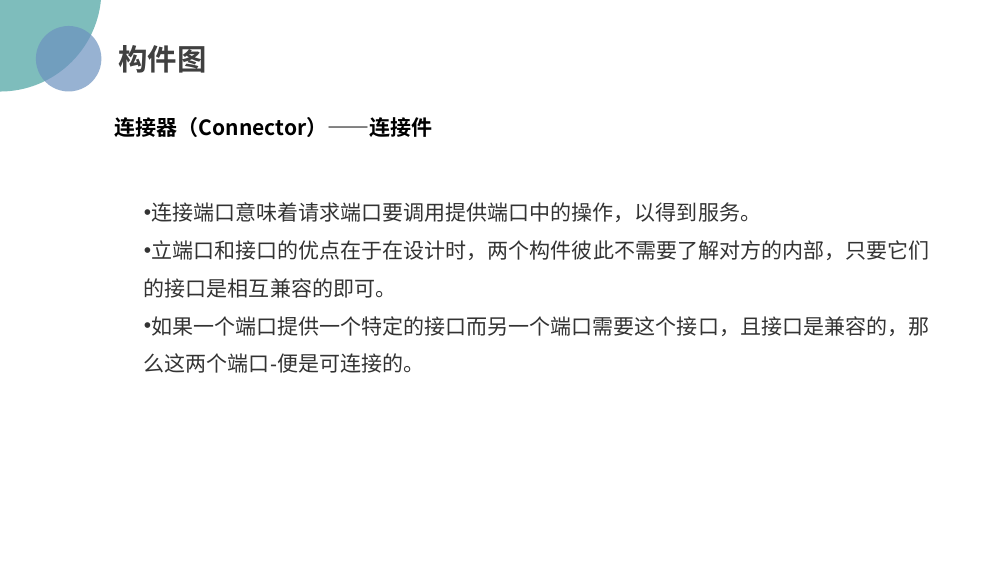
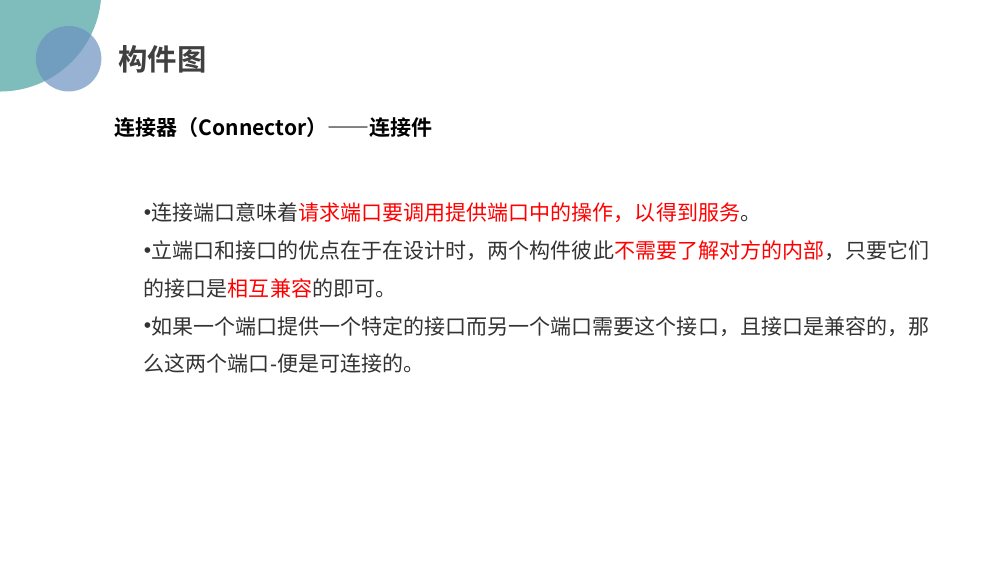
Before and after one commit to PRD2018/PRD2018-G15, a slide deck: slide 24 of 受控文档/02-其他任务/[PRD-15]UML基础III.pptx. Drawn at 1008x567 pixels with LibreOffice and Linux fonts; fonts in the diff are those of the drawing; background and template pictures are left out. Boxes give left, top, right and bottom in pixels: in the first picture for what was removed or moved away, otherwise in the second. Text is boxed around its words. In the diff, an @@ line names an element or a change of style, - is before the commit and + after.

```diff
--- a/受控文档/02-其他任务/[PRD-15]UML基础III.pptx
+++ b/受控文档/02-其他任务/[PRD-15]UML基础III.pptx
@@ text at (144,202,929,298): text colour #333333 to #FF0000 in "连接端口意味着请求端口要调用提供端口中的操作，以得到服务。", "立端口和接口的优点在于在设计时，两个构件彼此不需要了解对方的内部，只要它们的接口是相互兼容的即可。" @@
```
Also in this commit, not shown: 12 other slides changed.
